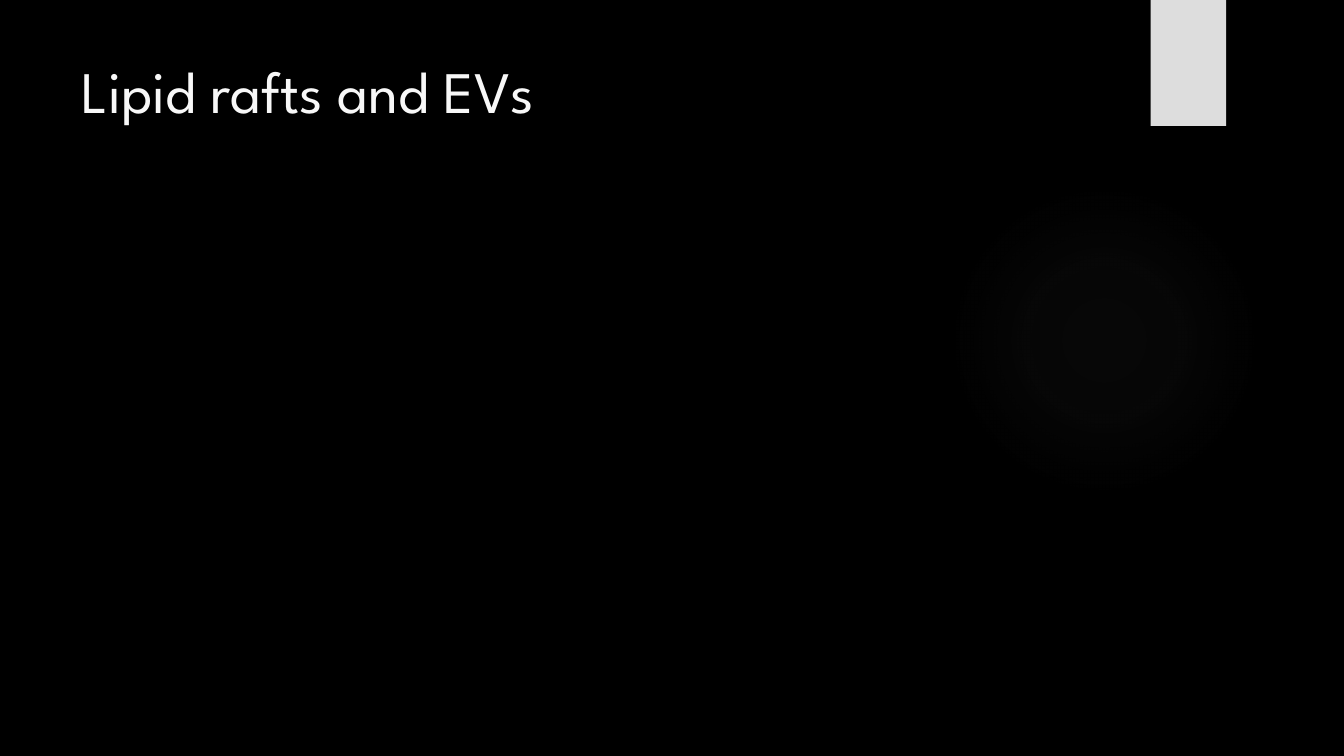
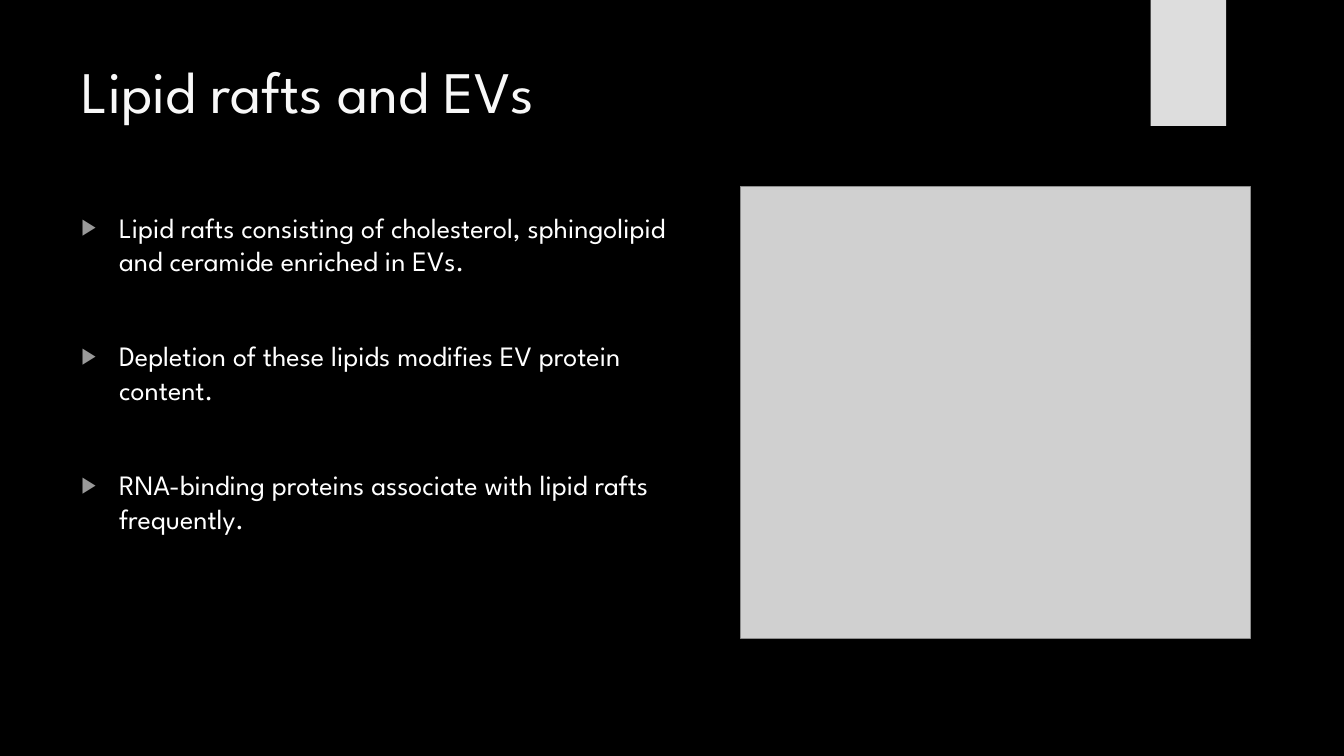
Before and after one commit to HarleyRobinson/Honours2, a slide deck: slide 4 of BackgroundInfo/MeetingSlides.pptx. Drawn at 1344x756 pixels with LibreOffice and Linux fonts; fonts in the diff are those of the drawing; grey boxes stand for pictures; background and template pictures are left out. Boxes give left, top, right and bottom in pixels: in the first picture for what was removed or moved away, otherwise in the second. Text is boxed around its words. In the diff, an @@ line names an element or a change of style, - is before the commit and + after.

```diff
--- a/BackgroundInfo/MeetingSlides.pptx
+++ b/BackgroundInfo/MeetingSlides.pptx
@@ picture added at (741, 187, 1251, 638) @@
@@ text added at (119, 218, 666, 535), 20 pt, text #FFFFFF @@
+▶ Lipid rafts consisting of cholesterol, sphingolipid and ceramide enriched in EVs.
+▶ Depletion of these lipids modifies EV protein content.
+▶ RNA-binding proteins associate with lipid rafts frequently.
```
Also in this commit, not shown: 1 other slide changed, 10 other files.
